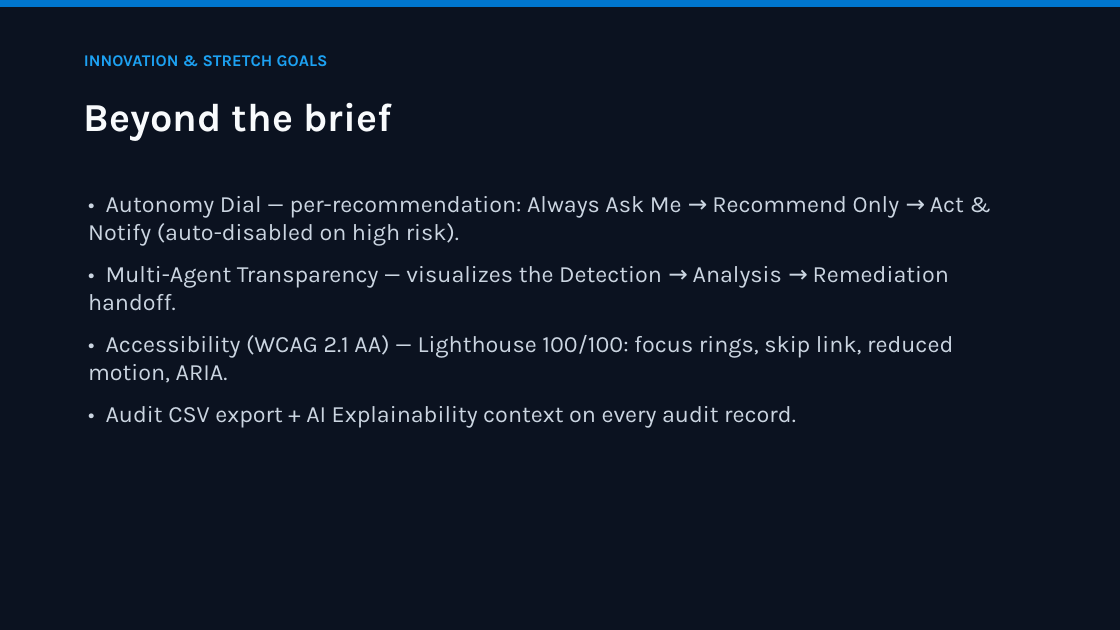
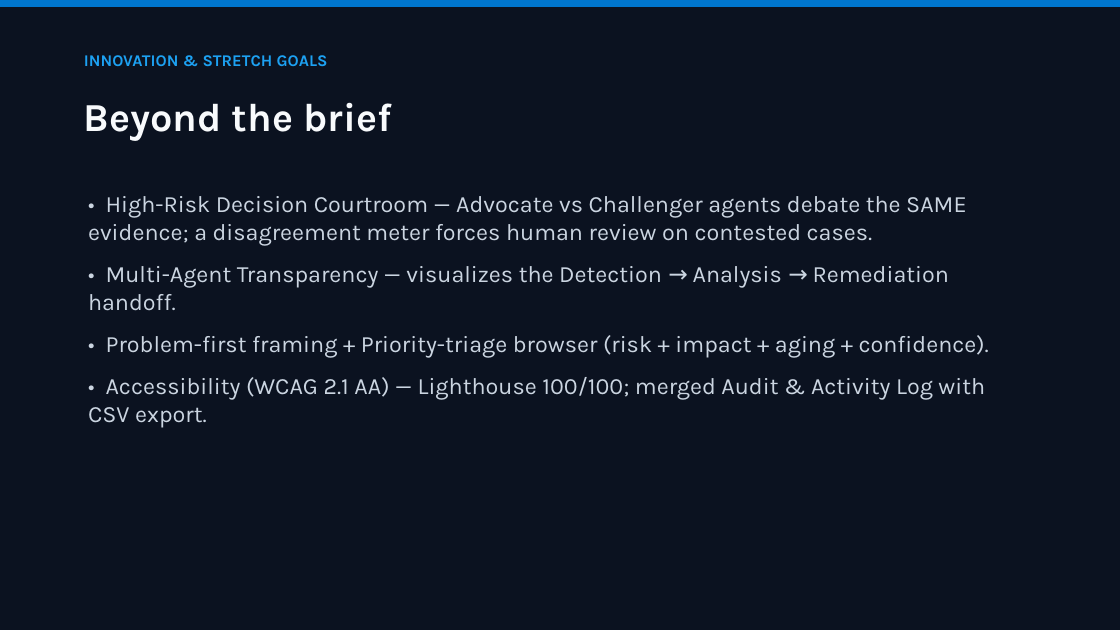
Before and after one commit to Sriharshitha156/trustlens-ai, a slide deck: slide 9 of docs/TrustLens-AI-Deck.pptx. Drawn at 1120x630 pixels with LibreOffice and Linux fonts; fonts in the diff are those of the drawing. Boxes give left, top, right and bottom in pixels: in the first picture for what was removed or moved away, otherwise in the second. Text is boxed around its words. In the diff, an @@ line names an element or a change of style, - is before the commit and + after.

Commit message:
Add Decision Courtroom, problem-first incident view, priority dashboard, merged audit log; a11y 100; doc sync

```diff
--- a/docs/TrustLens-AI-Deck.pptx
+++ b/docs/TrustLens-AI-Deck.pptx
@@ text at (88,196,966,245): text changed @@
-• Autonomy Dial — per-recommendation: Always Ask Me → Recommend Only → Act & Notify (auto-disabled on high risk).
+• High-Risk Decision Courtroom — Advocate vs Challenger agents debate the SAME evidence; a disagreement meter forces human review on contested cases.
@@ text at (88,335,989,427): text changed @@
-• Accessibility (WCAG 2.1 AA) — Lighthouse 100/100: focus rings, skip link, reduced motion, ARIA.
-• Audit CSV export + AI Explainability context on every audit record.
+• Problem-first framing + Priority-triage browser (risk + impact + aging + confidence).
+• Accessibility (WCAG 2.1 AA) — Lighthouse 100/100; merged Audit & Activity Log with CSV export.
```
Also in this commit, not shown: 1 other slide changed, 31 other files.
